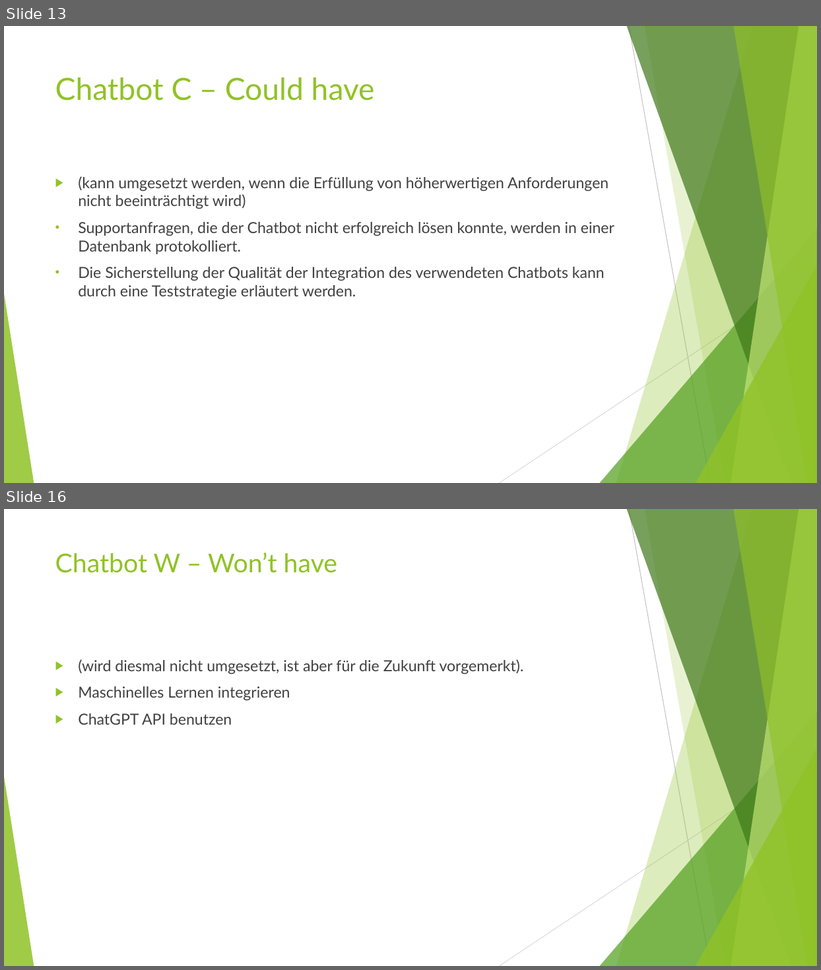
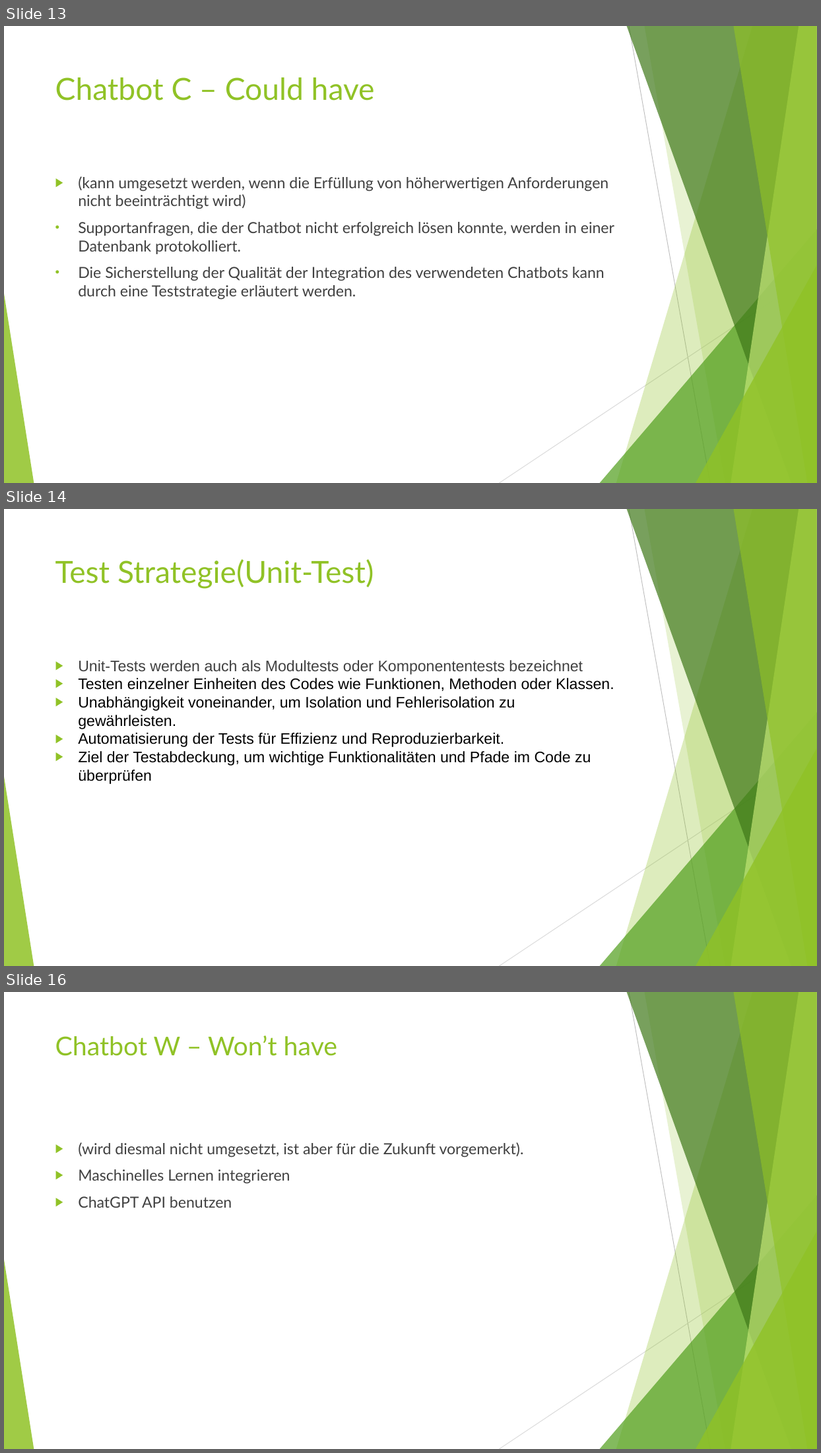
Before and after one commit to FlorianMein/LF6ChatBot, a slide deck: Chatbot LF6.odp. Shown one above the other, each under a label of ours: slides 13 and 16 before the commit, slides 13, 14 and 16 after it; the slides between them are not shown. The pictures are 821x970 and 821x1453 pixels, drawn with LibreOffice and Linux fonts; fonts in the diff are those of the drawing. Boxes give left, top, right and bottom in pixels: in the first picture for what was removed or moved away, otherwise in the second. Text is boxed around its words. In the diff, an @@ line names an element or a change of style, - is before the commit and + after.

```diff
--- a/Chatbot LF6.odp
+++ b/Chatbot LF6.odp
@@ slide 14 added at (4,509,817,966), background #FFFFFF; not listed: 10 template elements that a slide beside it also shows @@
@@ title added at (55,559,374,589), 36 pt, text #90C226 @@
+Test Strategie(Unit-Test)
@@ text added at (78,660,614,784), 18 pt, text #000000 @@
+▶ Unit-Tests werden auch als Modultests oder Komponententests bezeichnet
+▶ Testen einzelner Einheiten des Codes wie Funktionen, Methoden oder Klassen.
+▶ Unabhängigkeit voneinander, um Isolation und Fehlerisolation zu gewährleisten.
+▶ Automatisierung der Tests für Effizienz und Reproduzierbarkeit.
+▶ Ziel der Testabdeckung, um wichtige Funktionalitäten und Pfade im Code zu überprüfen
```
Also in this commit, not shown: 2 slides changed, 1 slide removed.
